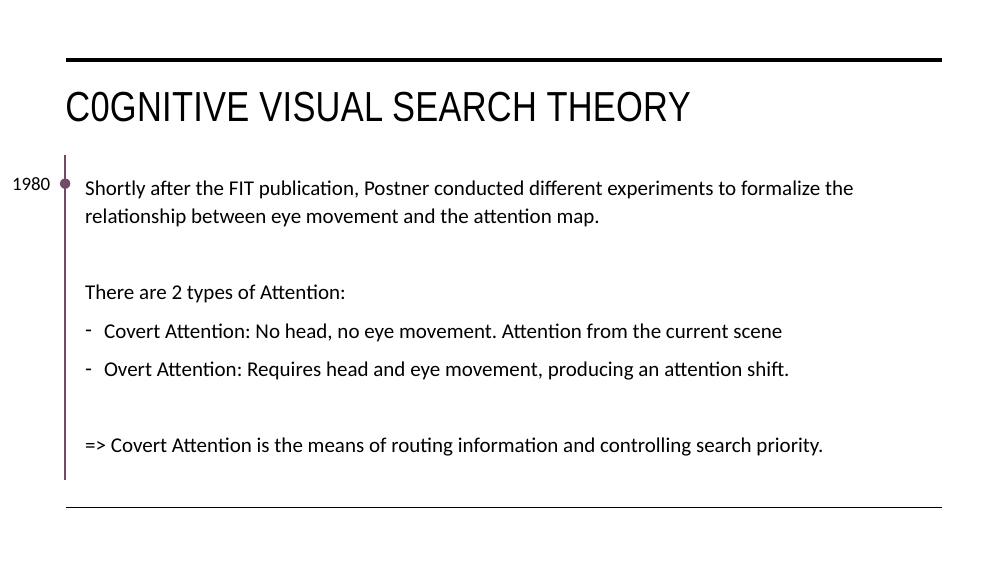
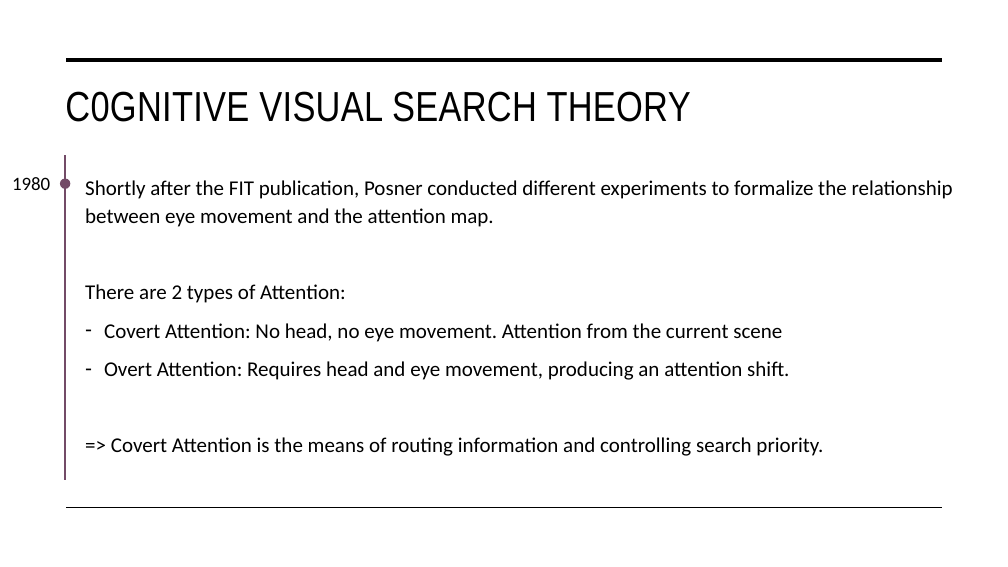
Before and after one commit to tuanisworkingonsomeprojects/TCT-visual-search, a slide deck: slide 9 of Presentation/FYP_NguyenTuan_Presentation.pptx. Drawn at 1008x567 pixels with LibreOffice and Linux fonts; fonts in the diff are those of the drawing. Boxes give left, top, right and bottom in pixels: in the first picture for what was removed or moved away, otherwise in the second. Text is boxed around its words. In the diff, an @@ line names an element or a change of style, - is before the commit and + after.

```diff
--- a/Presentation/FYP_NguyenTuan_Presentation.pptx
+++ b/Presentation/FYP_NguyenTuan_Presentation.pptx
@@ text at (x1=85, y1=180, x2=953, y2=227): text changed @@
-Shortly after the FIT publication, Postner conducted different experiments to formalize the relationship between eye movement and the attention map.
+Shortly after the FIT publication, Posner conducted different experiments to formalize the relationship between eye movement and the attention map.
```
Also in this commit, not shown: 5 other slides changed.
